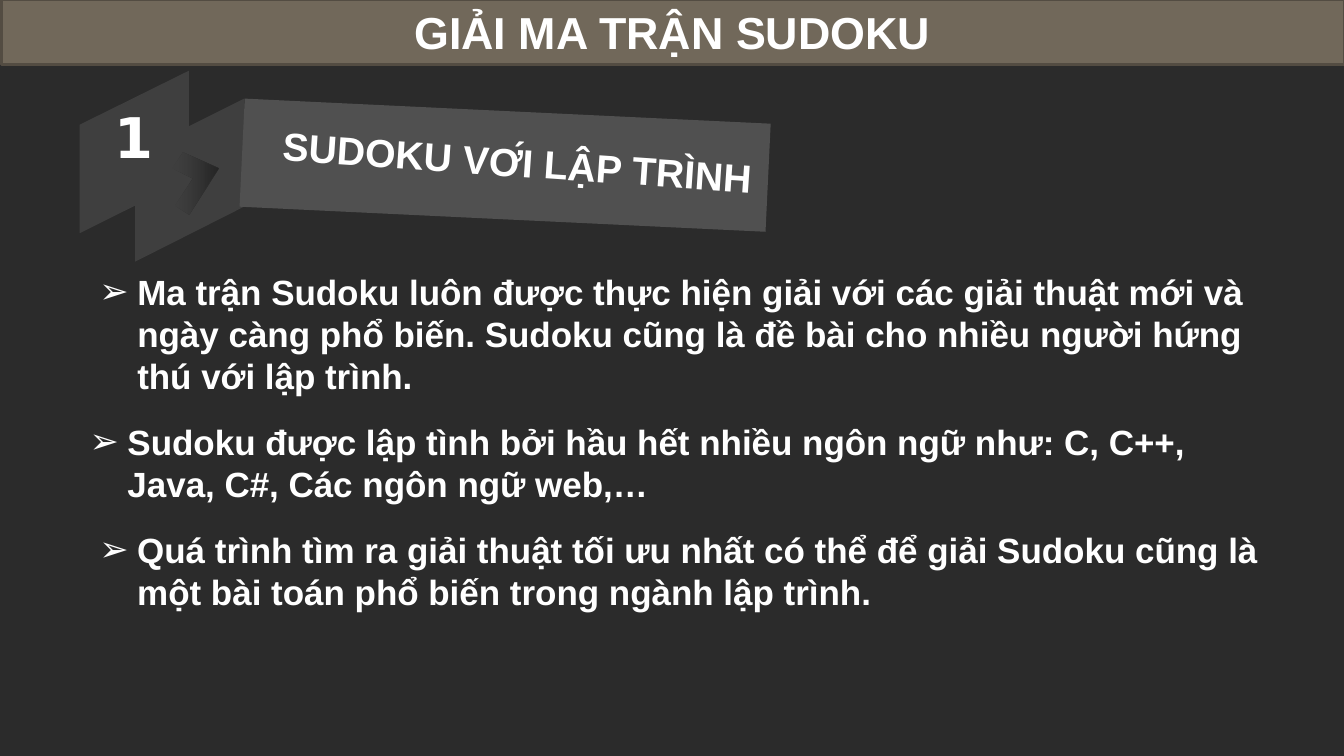
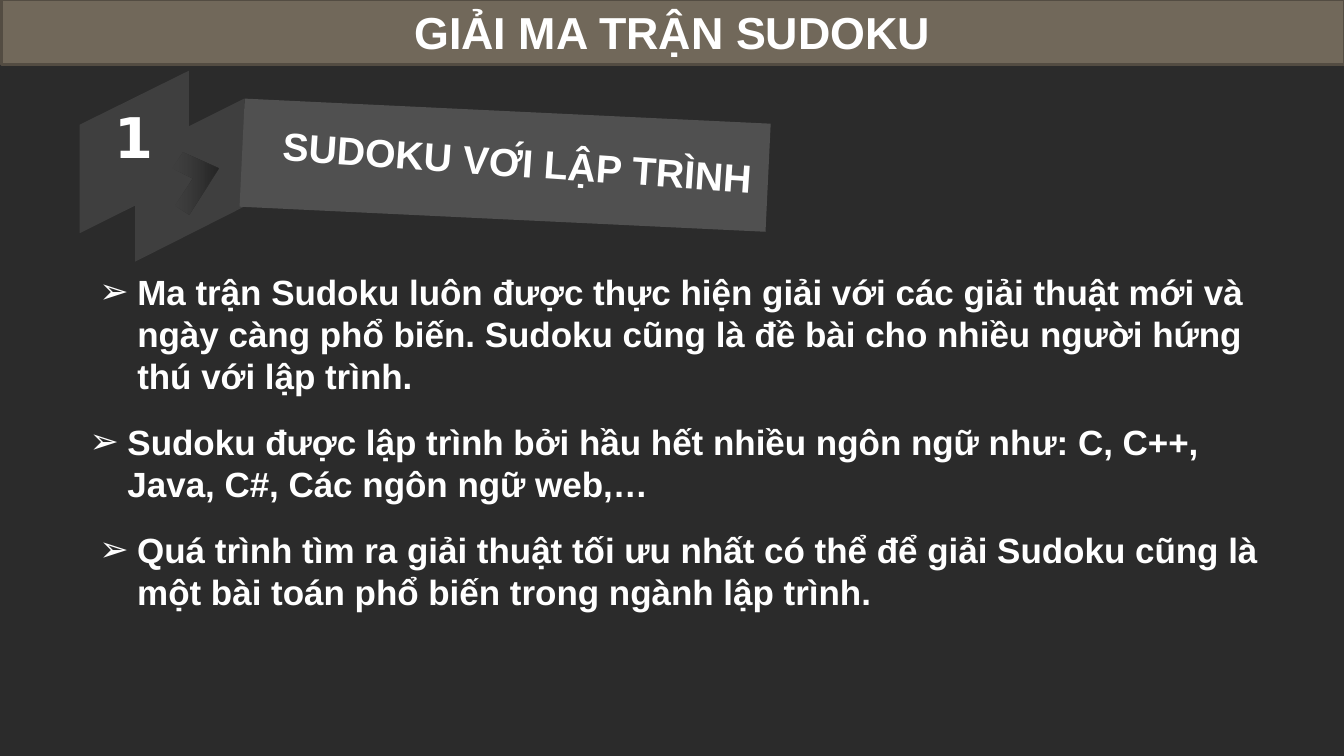
Before and after one commit to ngthuc/Learn_NienLuanCS, a slide deck: slide 7 of Thuyettrinh.pptx. Drawn at 1344x756 pixels with LibreOffice and Linux fonts; fonts in the diff are those of the drawing; background and template pictures are left out; a plain dark background stands for a picture behind light text. Boxes give left, top, right and bottom in pixels: in the first picture for what was removed or moved away, otherwise in the second. Text is boxed around its words. In the diff, an @@ line names an element or a change of style, - is before the commit and + after.

```diff
--- a/Thuyettrinh.pptx
+++ b/Thuyettrinh.pptx
@@ text at (127, 428, 1199, 504): text changed @@
-➢ Sudoku được lập tình bởi hầu hết nhiều ngôn ngữ như: C, C++, Java, C#, Các ngôn ngữ web,…
+➢ Sudoku được lập trình bởi hầu hết nhiều ngôn ngữ như: C, C++, Java, C#, Các ngôn ngữ web,…
```
Also in this commit, not shown: 3 other slides changed, 13 other files.
